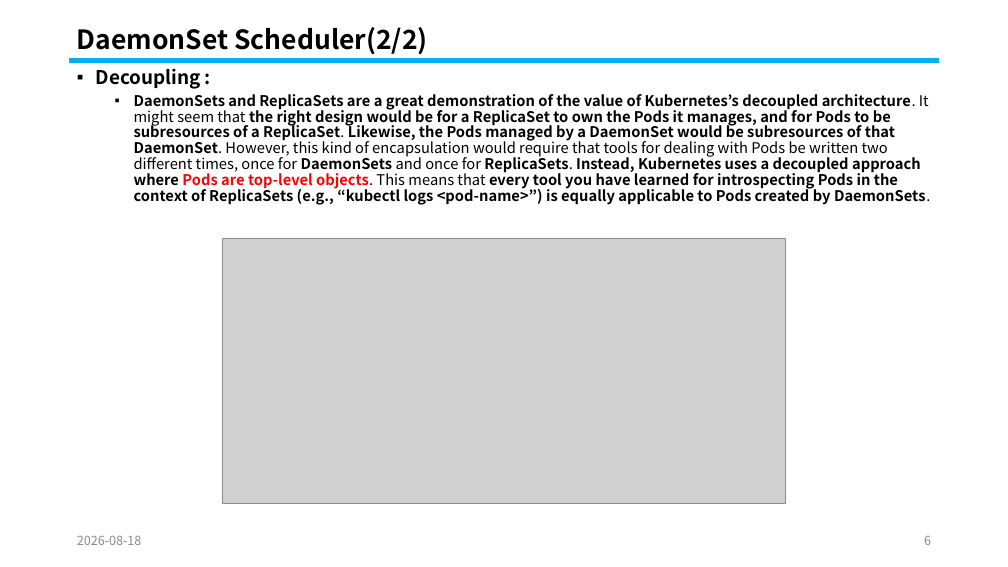
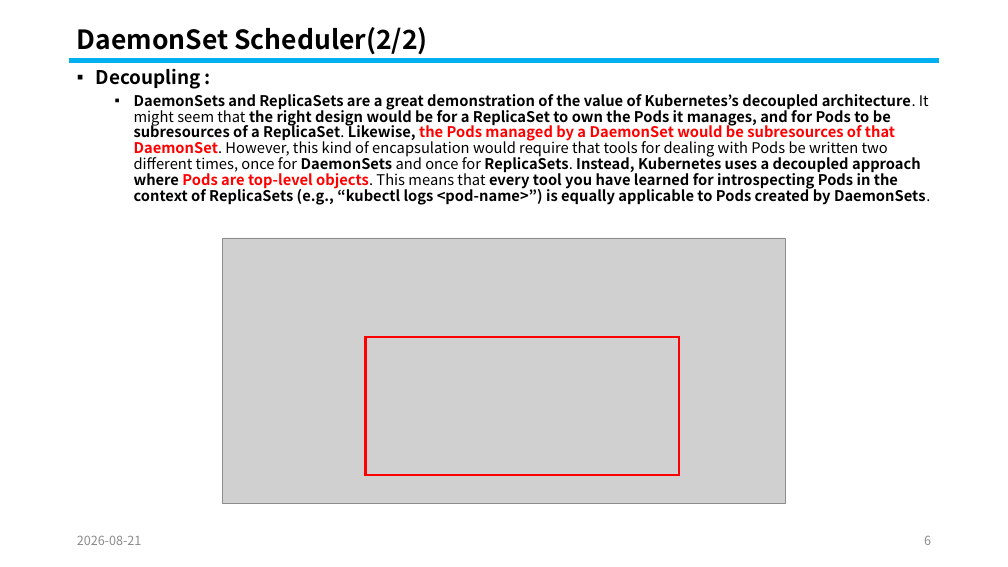
Before and after one commit to knix008/TestSimulator, a slide deck: slide 6 of Kubernetes/Kubernetes Part 04-2026.08.25.pptx. Drawn at 1008x567 pixels with LibreOffice and Linux fonts; fonts in the diff are those of the drawing; grey boxes stand for pictures. Boxes give left, top, right and bottom in pixels: in the first picture for what was removed or moved away, otherwise in the second. Text is boxed around its words. In the diff, an @@ line names an element or a change of style, - is before the commit and + after.

```diff
--- a/Kubernetes/Kubernetes Part 04-2026.08.25.pptx
+++ b/Kubernetes/Kubernetes Part 04-2026.08.25.pptx
@@ text at (x1=134, y1=94, x2=930, y2=205): text colour #000000 to #FF0000 in "the Pods managed by a DaemonSet would ..." @@
@@ rectangle added at (x1=366, y1=337, x2=680, y2=475), outline #FF0000 2.25 pt @@
@@ text at (x1=77, y1=536, x2=142, y2=545): text changed @@
-2026-08-18
+2026-08-21
```
Also in this commit, not shown: 96 other slides changed, 1 other file.
